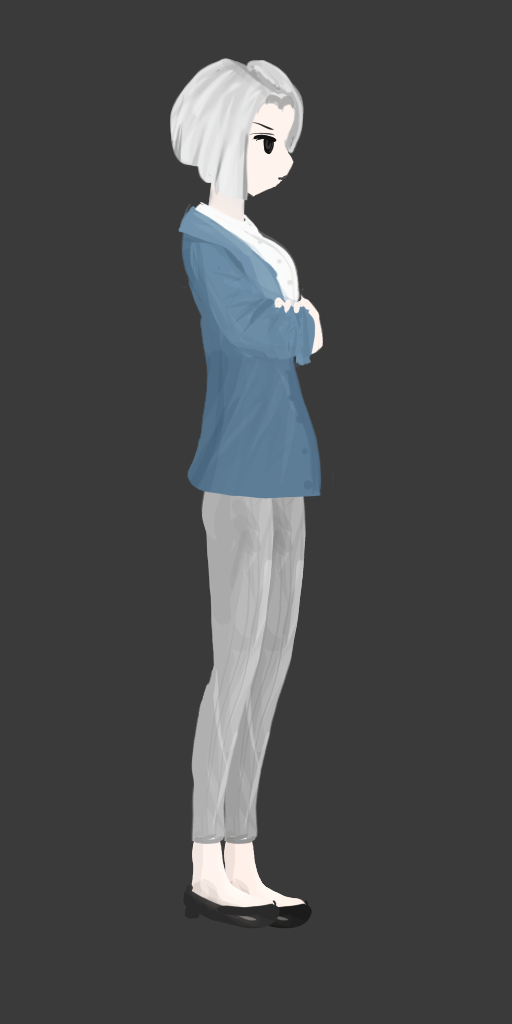
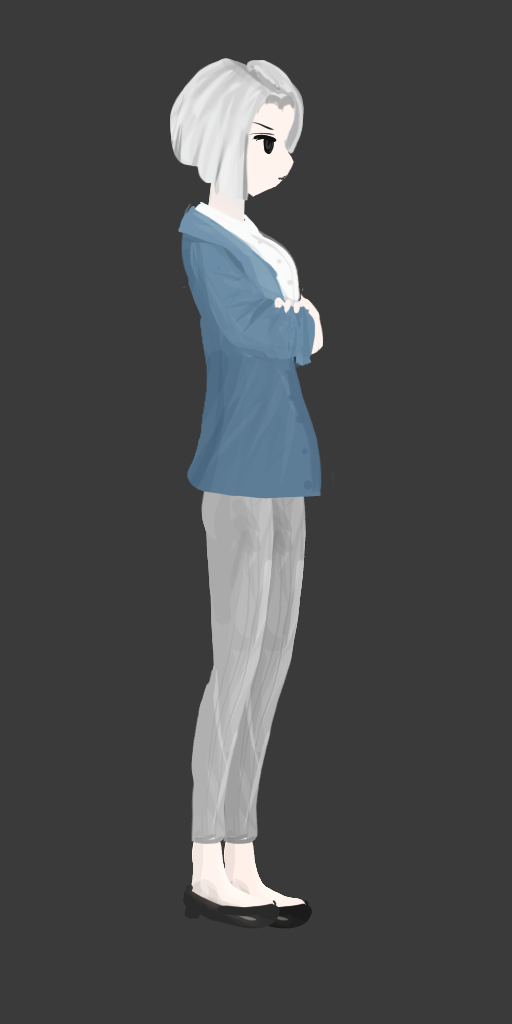
The second 512px x 1024px image is a revision of the first. Changes to its layers:
added layer "Teacher_Side_Merged" above "hair" over [170, 58, 334, 929]
painted on "arm_right" over [170, 132, 324, 452]
painted on "shirt" over [178, 192, 334, 576]
